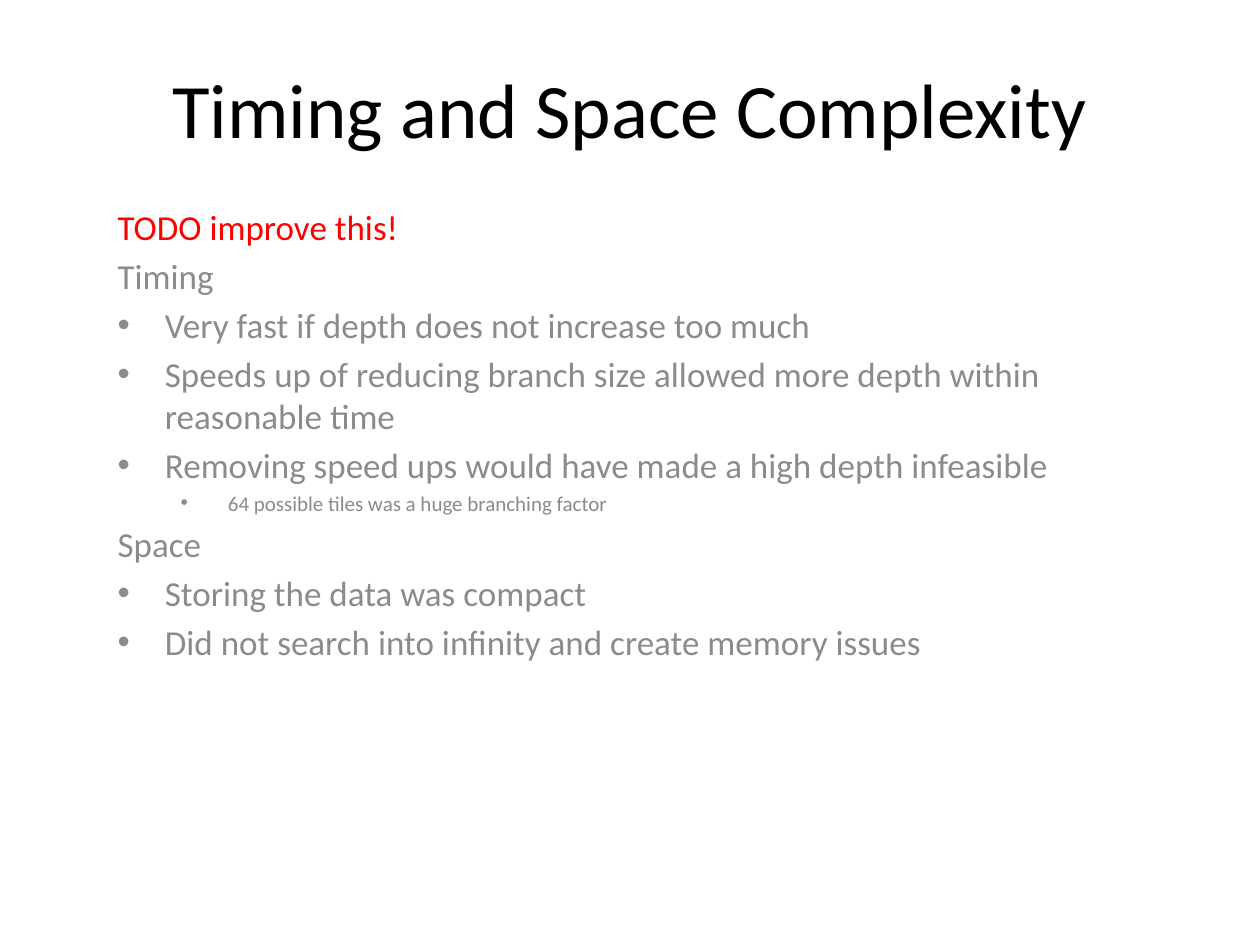
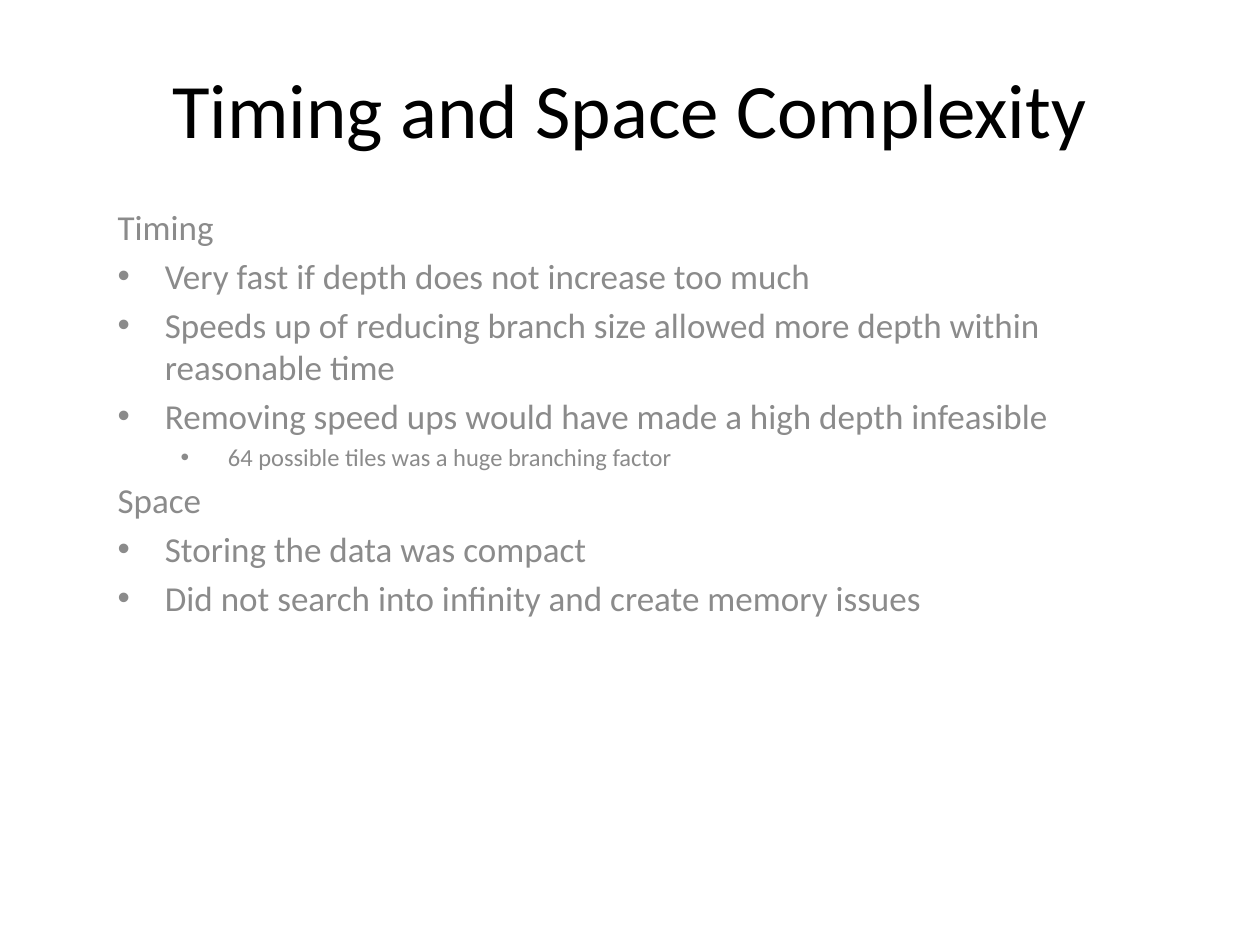
Before and after one commit to yangjiao2/271AIgame, a slide deck: slide 15 of Presentation.pptx (slide 13 before the commit). Drawn at 1260x945 pixels with LibreOffice and Linux fonts; fonts in the diff are those of the drawing. Boxes give left, top, right and bottom in pixels: in the first picture for what was removed or moved away, otherwise in the second. Text is boxed around its words. In the diff, an @@ line names an element or a change of style, - is before the commit and + after.

```diff
--- a/Presentation.pptx
+++ b/Presentation.pptx
@@ subtitle at <box>118,215,398,246</box>: paragraph removed @@
-TODO improve this!
@@ subtitle at <box>228,449,672,470</box>: size 12 to 14 pt in "64 possible tiles was a huge branching ..." @@
```
Also in this commit, not shown: 6 other slides changed, 3 slides added, 1 slide removed.
